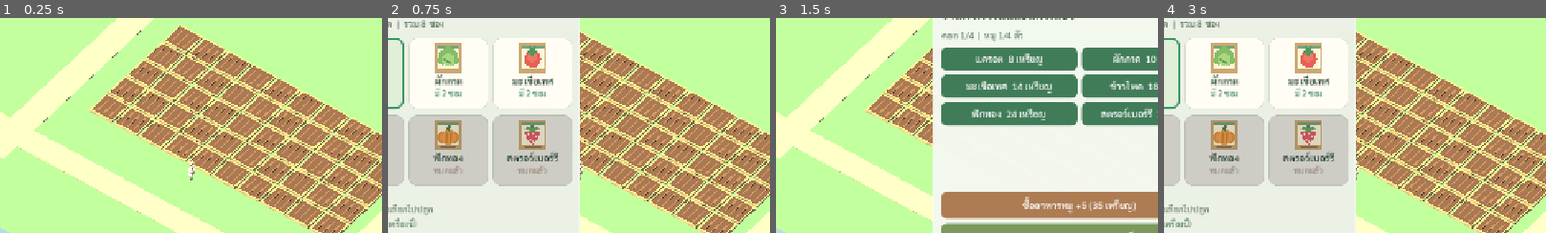
Above: before the commit, frames 1-4 (left to right).
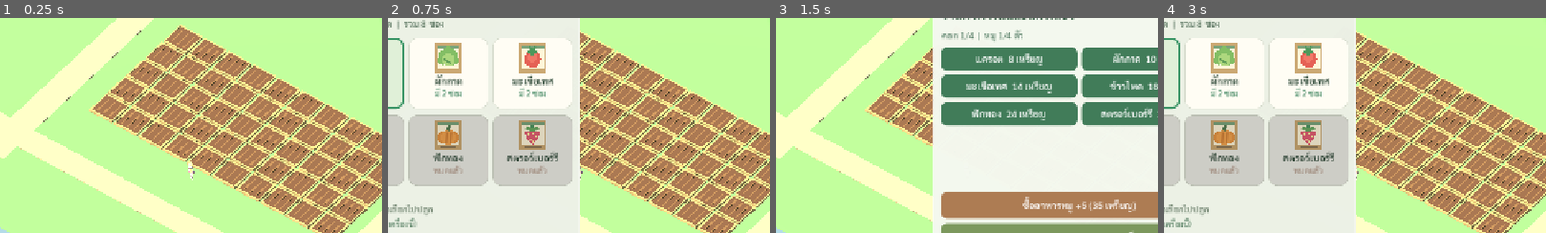
Above: after the commit, the same moments.

Repository: redfullmoon209-debug/happy-farm
Game: Godot game, scene res://scenes/Main.tscn
Two runs of this game, one before a commit and one after it. Both use one fixed random seed, a clock stepped at 60 frames per second and the inputs below.
Inputs:
- Up to frame 1 (0.25 s): no input
- Up to frame 2 (0.75 s): click "กระเป๋า" at 0.5 s
- Up to frame 3 (1.5 s): click "ร้านค้า" at 1.25 s
- Up to frame 4 (3 s): click "ให้อาหาร" at 2 s; click "เลือกเมล็ด" at 2.75 s
The pictures show only the part of the screen within x 10-60%, y 20-70%; the shares and areas given below are measured in that part.

The runs differ from the first frame. In frame 1, 0.1% of the frame differs, in the area x 49-51%, y 66-76%; in frame 2, less than 0.1%; in frame 3, less than 0.1%; in frame 4, less than 0.1%.

Commit message:
Face Mixamo +Z farmer toward Godot -Z movement direction without changing WASD/joystick

Diff:
--- a/scripts/FarmerVisual.gd
+++ b/scripts/FarmerVisual.gd
@@ -21,7 +21,9 @@
 var display_height: float = 0.0
 var mesh_count: int = 0
 const TARGET_HEIGHT: float = 1.90
-var visual_rotation_y: float = 0.0
+# Mixamo source meshes face local +Z; the farm controller uses -Z as forward.
+# Rotate only the imported visual (not the movement controller or the rig).
+var visual_rotation_y: float = PI
 
 func initialize() -> bool:
     if not ResourceLoader.exists(BASE_PATH):
